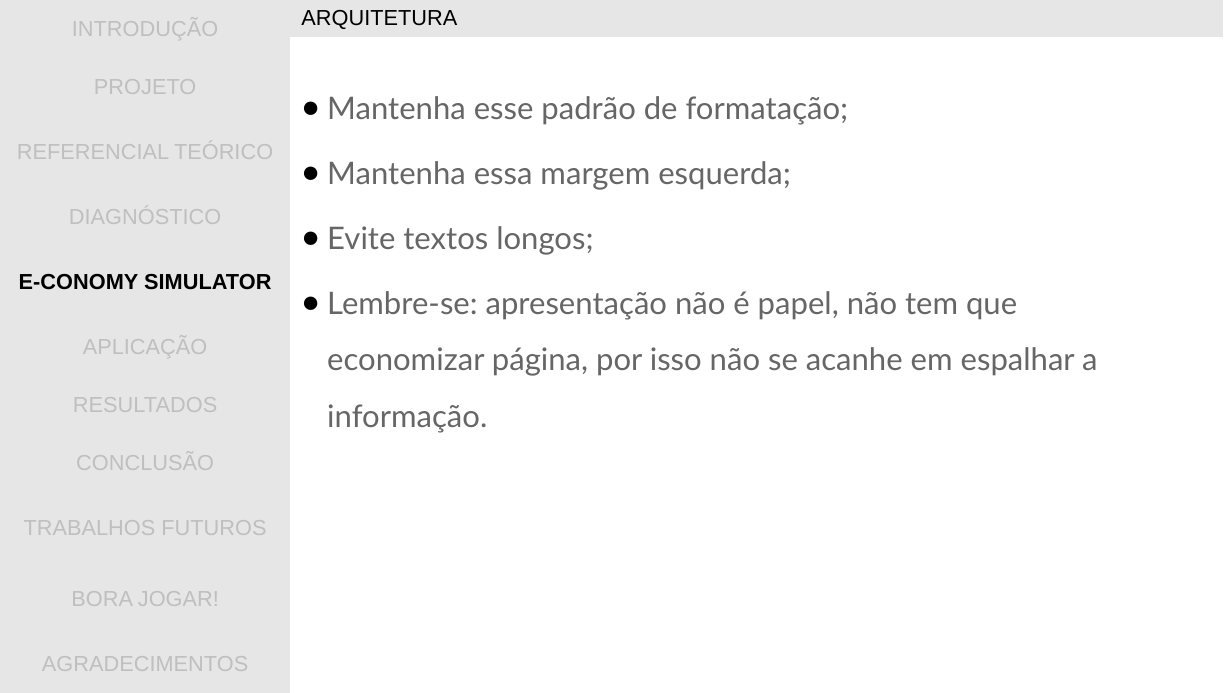
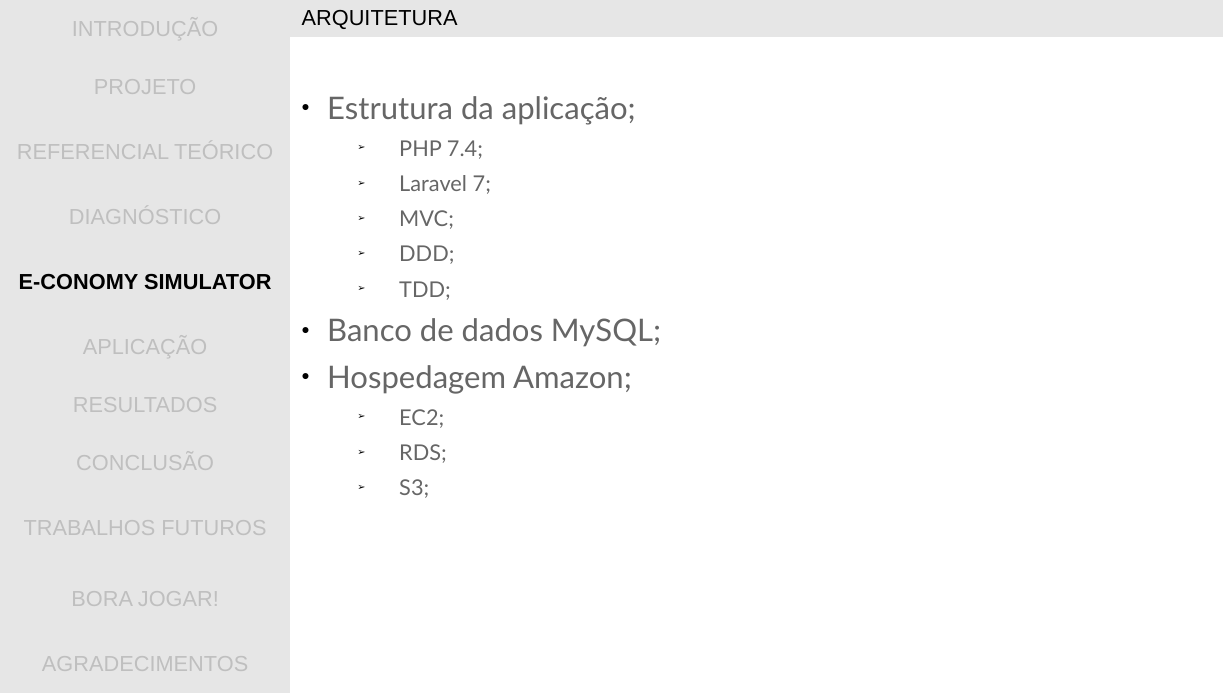
Before and after one commit to gwathsule/e-conomy-simulator, a slide deck: slide 28 of documentacao/apresentacao_tcc.ppt (slide 29 before the commit). Drawn at 1232x693 pixels with LibreOffice and Linux fonts; fonts in the diff are those of the drawing; background and template pictures are left out. Boxes give left, top, right and bottom in pixels: in the first picture for what was removed or moved away, otherwise in the second. Text is boxed around its words. In the diff, an @@ line names an element or a change of style, - is before the commit and + after.

```diff
--- a/documentacao/apresentacao_tcc.ppt
+++ b/documentacao/apresentacao_tcc.ppt
@@ text at box(327, 96, 661, 498): text changed @@
-● Mantenha esse padrão de formatação;
-● Mantenha essa margem esquerda;
-● Evite textos longos;
-● Lembre-se: apresentação não é papel, não tem que economizar página, por isso não se acanhe em espalhar a informação.
+● Estrutura da aplicação;
+  ➢ PHP 7.4;
+  ➢ Laravel 7;
+  ➢ MVC;
+  ➢ DDD;
+  ➢ TDD;
+● Banco de dados MySQL;
+● Hospedagem Amazon;
+  ➢ EC2;
+  ➢ RDS;
+  ➢ S3;
```
Also in this commit, not shown: 10 other slides changed, 1 slide removed.
